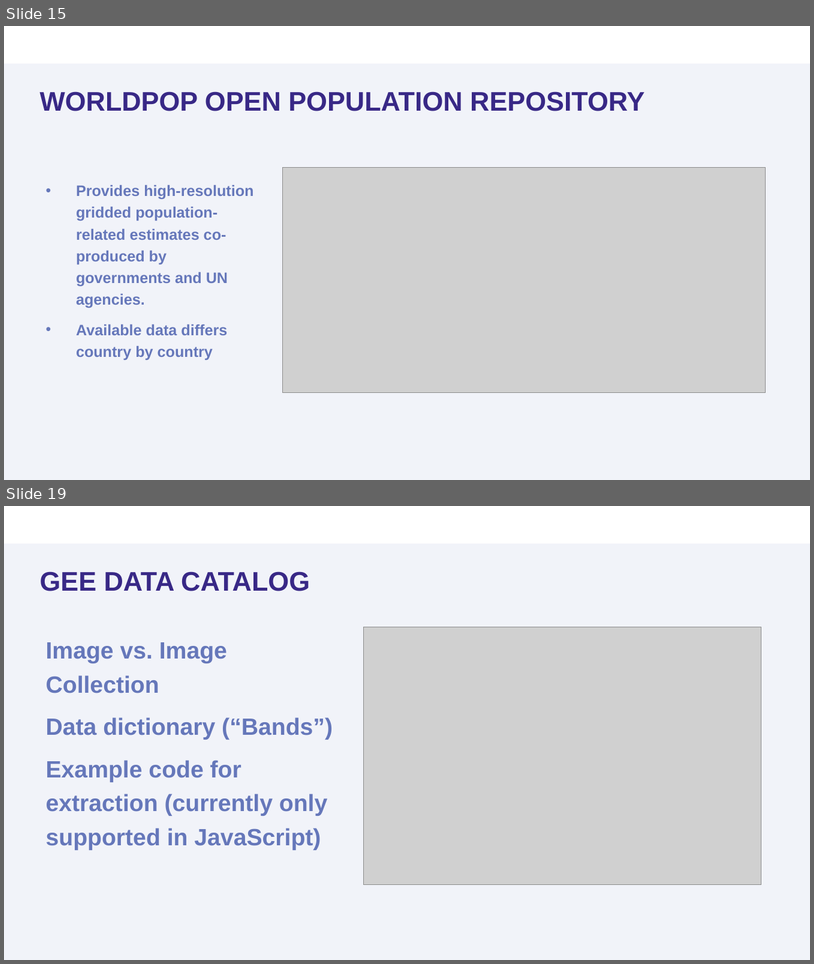
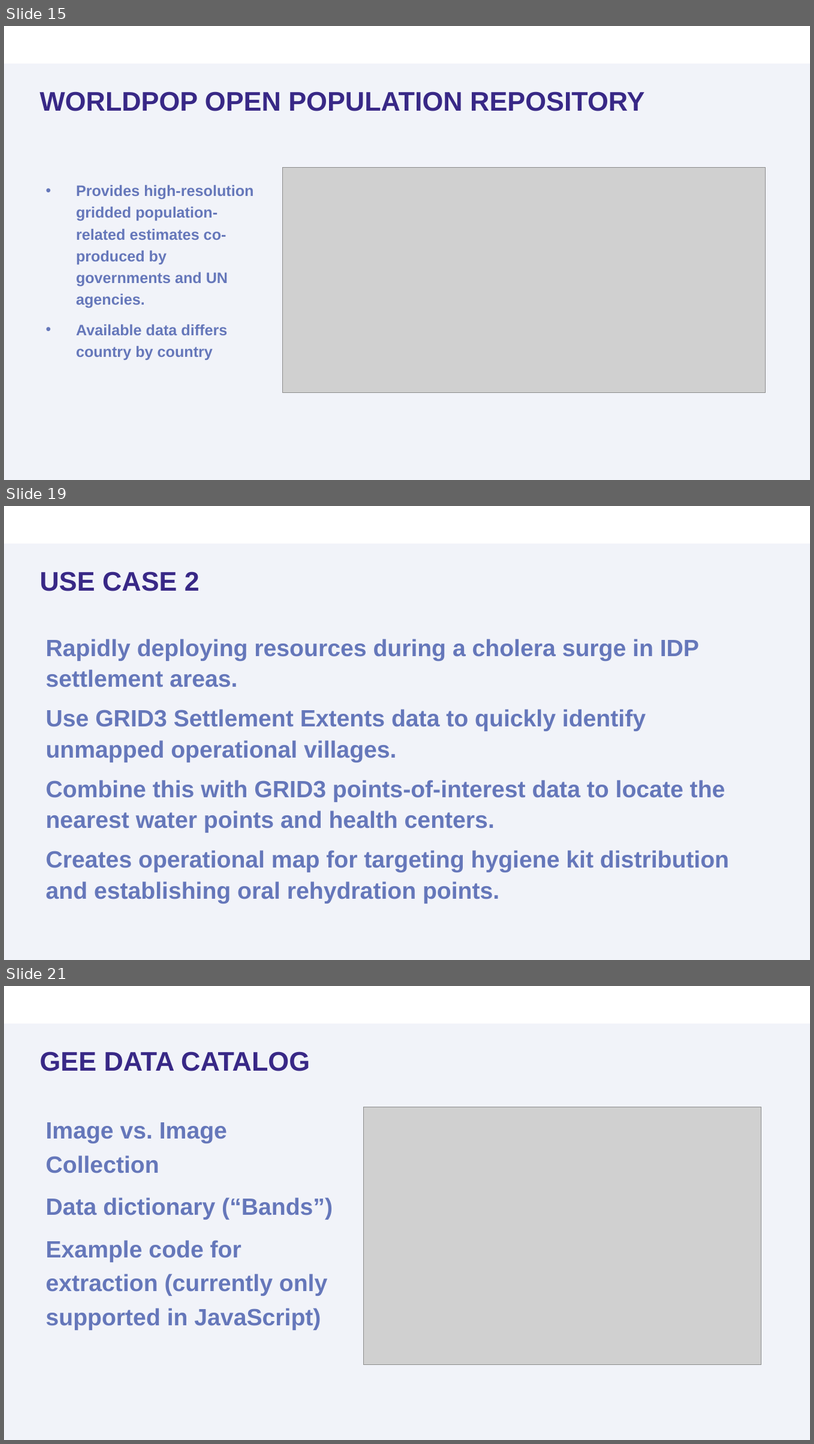
Before and after one commit to sooyoung1021/Module-5-Open-Source-Data, a slide deck: presentations/Module 5_Open Source Data.pptx. Shown one above the other, each under a label of ours: slides 15 and 19 before the commit, slides 15, 19 and 21 after it; the slides between them are not shown. The pictures are 814x964 and 814x1444 pixels, drawn with LibreOffice and Linux fonts; fonts in the diff are those of the drawing; grey boxes stand for pictures; background and template pictures are left out. Boxes give left, top, right and bottom in pixels: in the first picture for what was removed or moved away, otherwise in the second. Text is boxed around its words. In the diff, an @@ line names an element or a change of style, - is before the commit and + after.

```diff
--- a/presentations/Module 5_Open Source Data.pptx
+++ b/presentations/Module 5_Open Source Data.pptx
@@ slide 19 added at (4, 506, 810, 960), background #FFFFFF; not listed: 2 template elements that a slide beside it also shows @@
@@ title added at (40, 571, 200, 591), 32 pt, text #382886, bold @@
+USE CASE 2
@@ text added at (46, 639, 729, 903), 28 pt, text #6577BA, bold @@
+Rapidly deploying resources during a cholera surge in IDP settlement areas.
+Use GRID3 Settlement Extents data to quickly identify unmapped operational villages.
+Combine this with GRID3 points-of-interest data to locate the nearest water points and health centers.
+Creates operational map for targeting hygiene kit distribution and establishing oral rehydration points.
@@ what was slide 19 is now slide 21 @@
```
Also in this commit, not shown: 9 slides changed, 11 other slides added, 4 slides removed, 1 other file.
